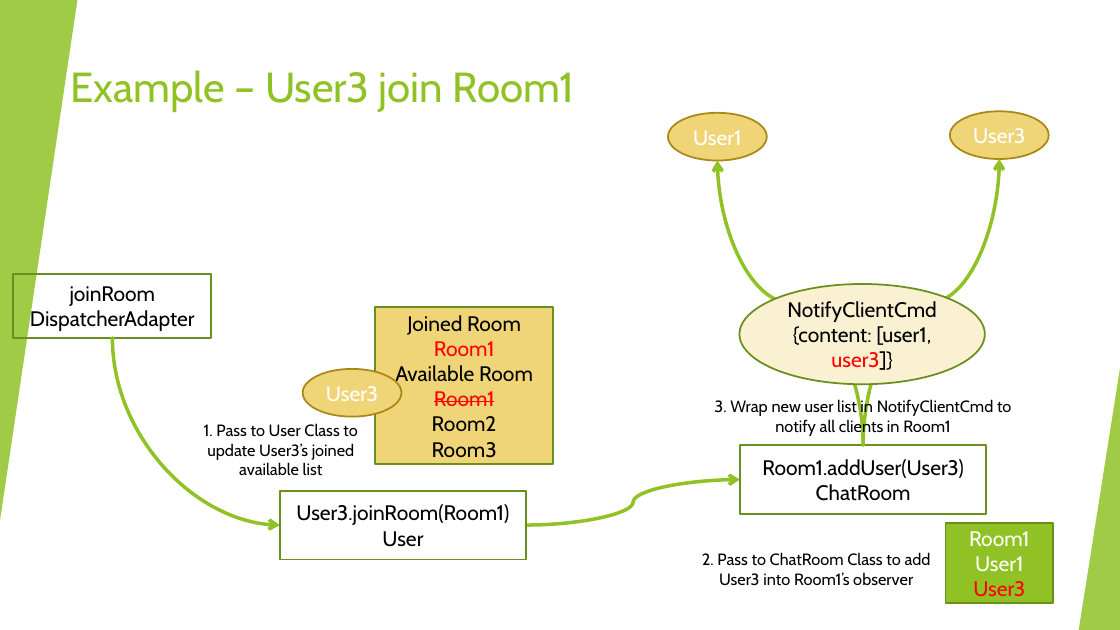
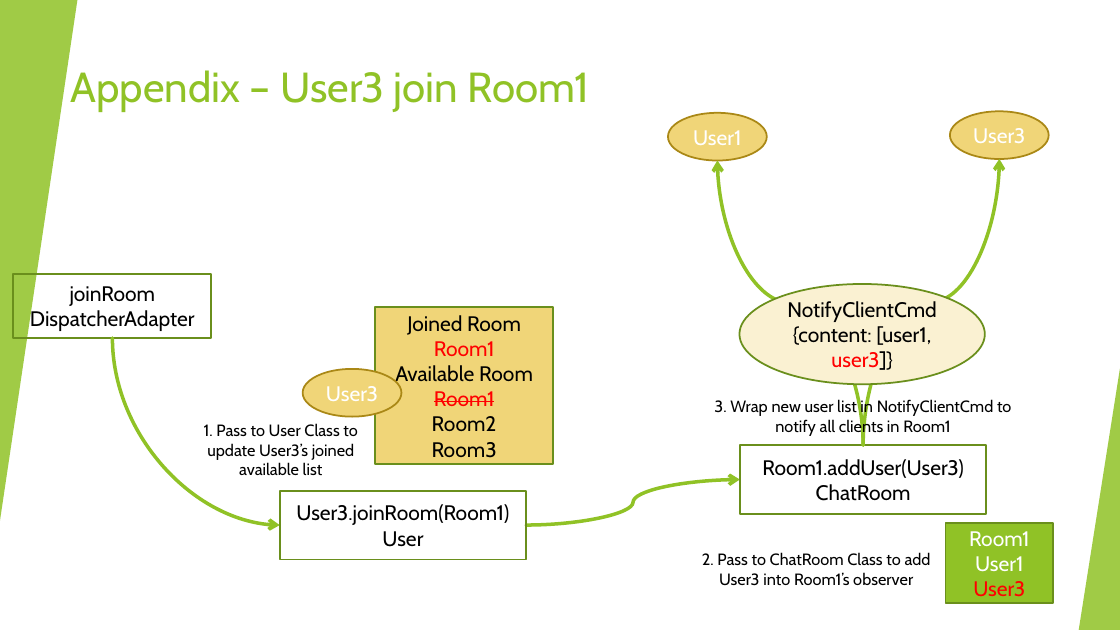
Before and after one commit to pourplusquoi/chatapp, a slide deck: slide 19 of src/main/resources/ChatApp API.pptx (slide 18 before the commit). Drawn at 1120x630 pixels with LibreOffice and Linux fonts; fonts in the diff are those of the drawing. Boxes give left, top, right and bottom in pixels: in the first picture for what was removed or moved away, otherwise in the second. Text is boxed around its words. In the diff, an @@ line names an element or a change of style, - is before the commit and + after.

```diff
--- a/src/main/resources/ChatApp API.pptx
+++ b/src/main/resources/ChatApp API.pptx
@@ title at [71, 70, 589, 112]: text changed @@
-Example – User3 join Room1
+Appendix – User3 join Room1
```
Also in this commit, not shown: 2 other slides changed.
